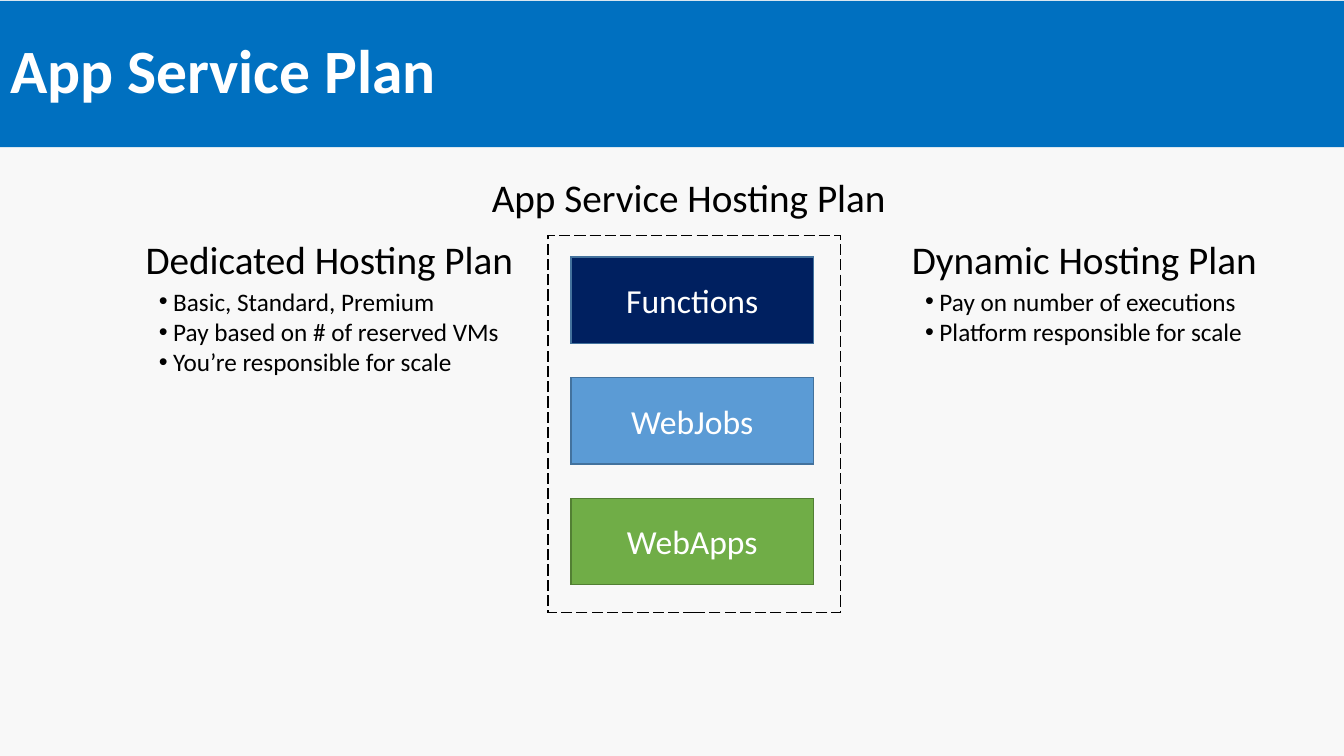
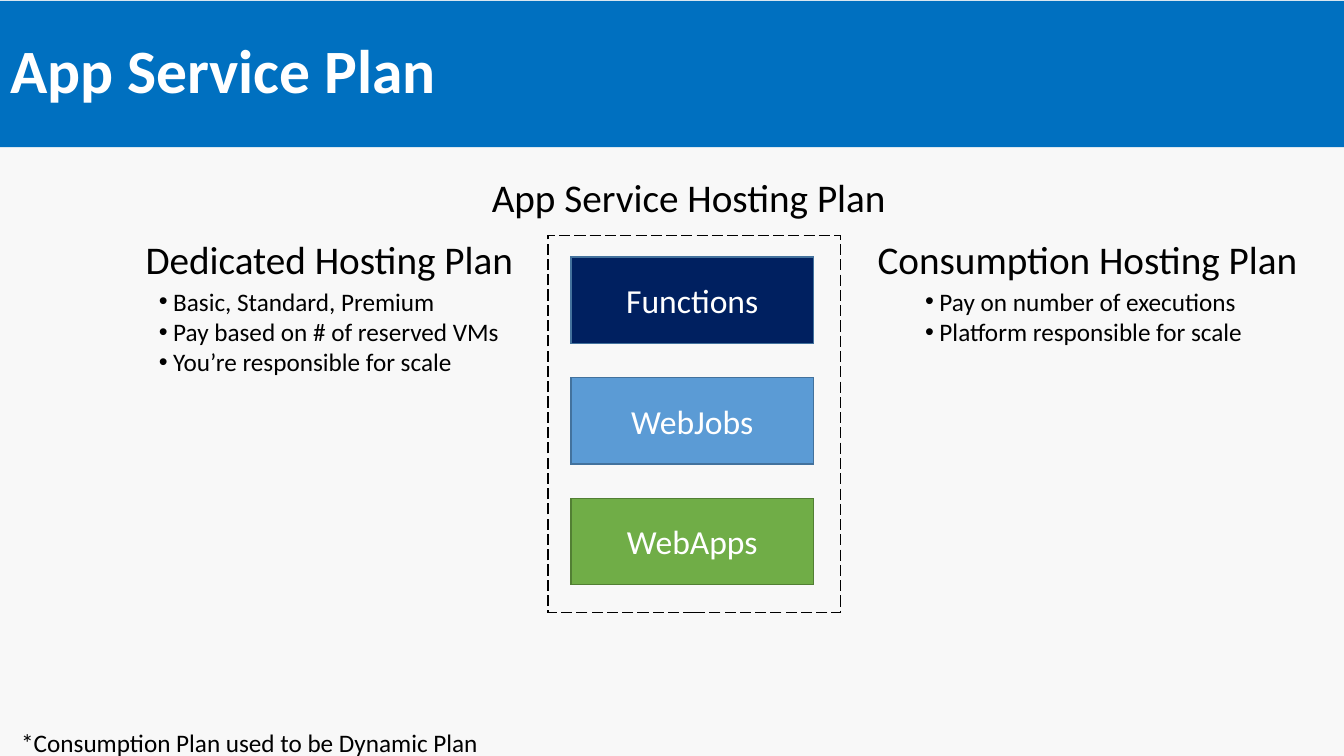
Before and after one commit to SeanFeldman/AzureFunctions-DotNet-YYC, a slide deck: slide 4 of AzureFunctions.pptx (slide 3 before the commit). Drawn at 1344x756 pixels with LibreOffice and Linux fonts; fonts in the diff are those of the drawing. Boxes give left, top, right and bottom in pixels: in the first picture for what was removed or moved away, otherwise in the second. Text is boxed around its words. In the diff, an @@ line names an element or a change of style, - is before the commit and + after.

Commit message:
plan name updated

```diff
--- a/AzureFunctions.pptx
+++ b/AzureFunctions.pptx
@@ text at [878,246,1298,281]: text changed @@
-Dynamic Hosting Plan
+Consumption Hosting Plan
@@ text added at [21,734,477,756], 18 pt, text #000000 @@
+*Consumption Plan used to be Dynamic Plan
```
Also in this commit, not shown: 2 other slides changed, 1 slide added.
